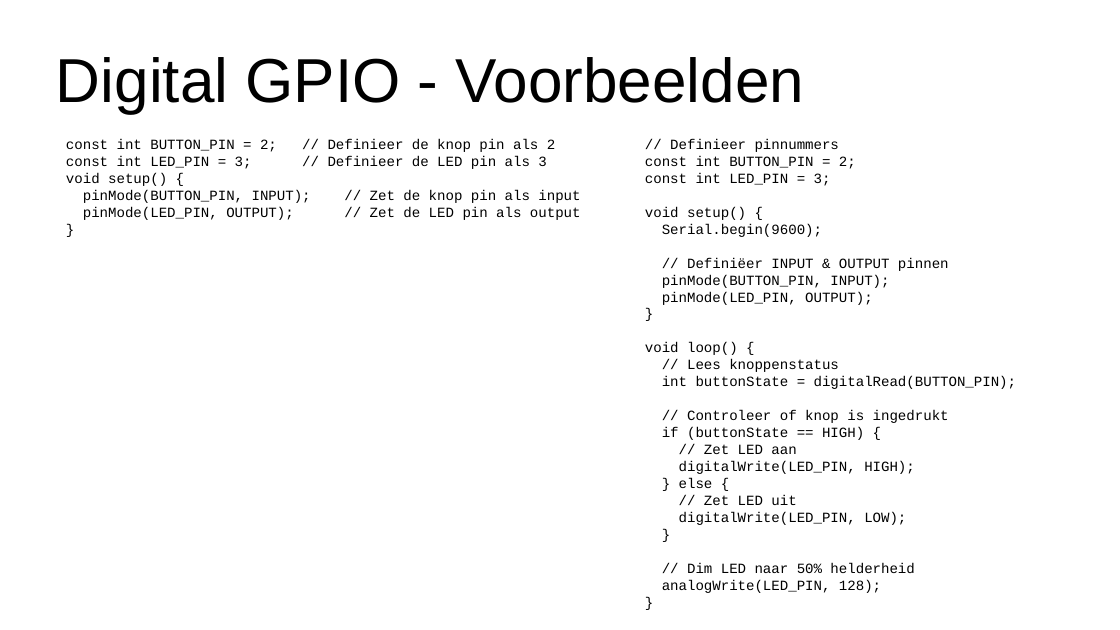
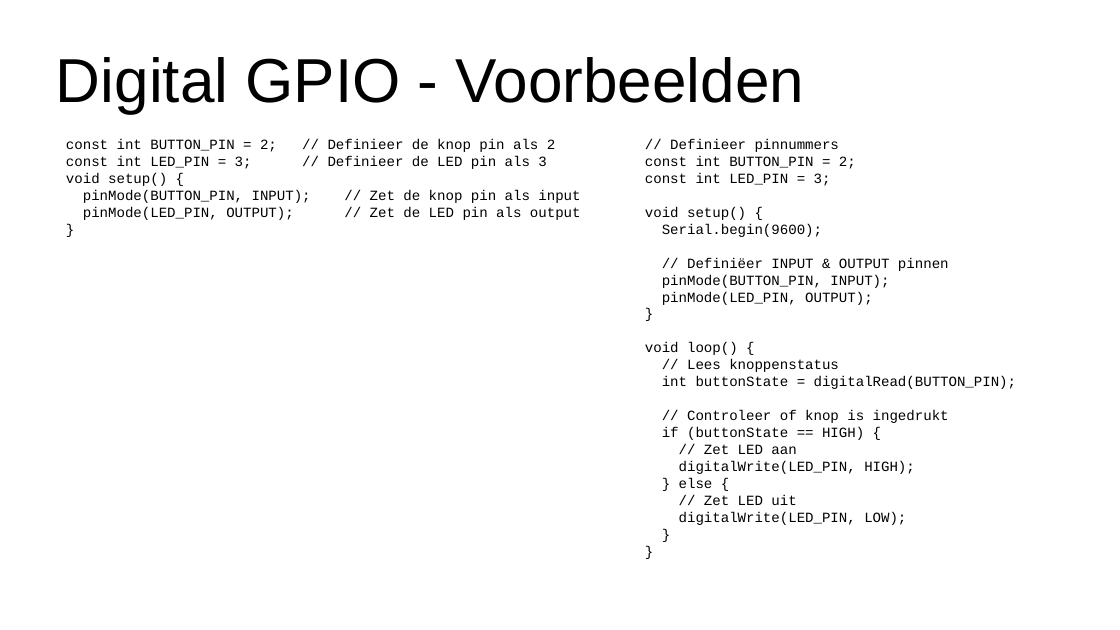
Before and after one commit to syandelbart/create-cave-arduino, a slide deck: slide 7 of resources/presentation.odp. Drawn at 1120x630 pixels with LibreOffice and Linux fonts; fonts in the diff are those of the drawing. Boxes give left, top, right and bottom in pixels: in the first picture for what was removed or moved away, otherwise in the second. Text is boxed around its words. In the diff, an @@ line names an element or a change of style, - is before the commit and + after.

Commit message:
Changed presentation

```diff
--- a/resources/presentation.odp
+++ b/resources/presentation.odp
@@ text at (662,563,914,593): paragraphs removed @@
-// Dim LED naar 50% helderheid
-analogWrite(LED_PIN, 128);
```
